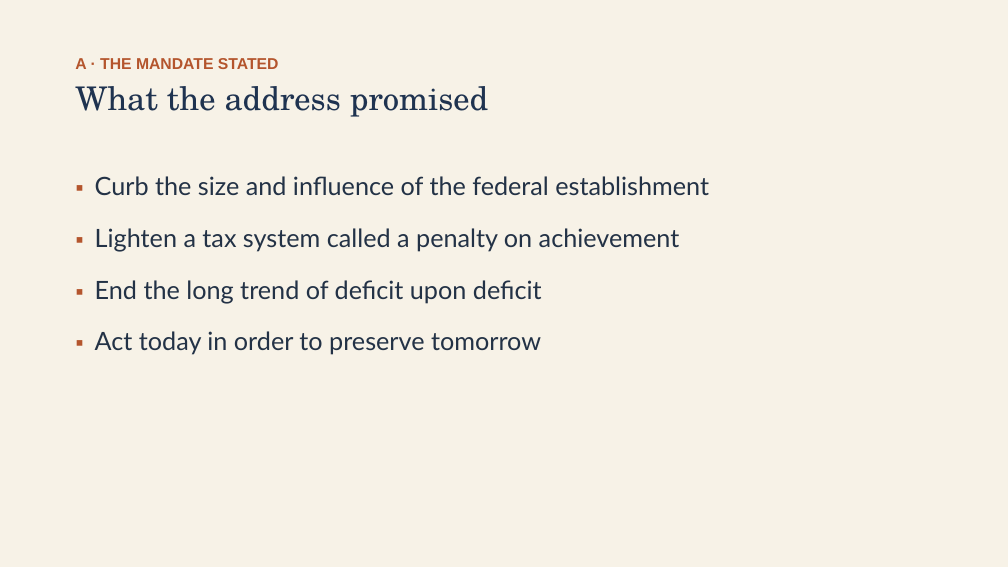
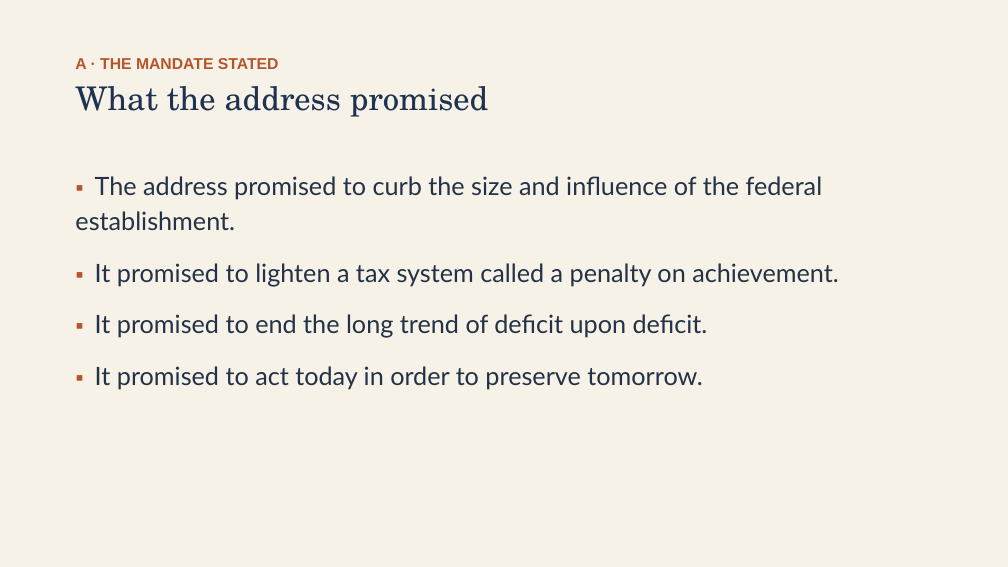
Before and after one commit to ab17gthb/humanities-curriculum-group, a slide deck: slide 6 of modern-america/lesson-02/lesson-02-slides.pptx. Drawn at 1008x567 pixels with LibreOffice and Linux fonts; fonts in the diff are those of the drawing. Boxes give left, top, right and bottom in pixels: in the first picture for what was removed or moved away, otherwise in the second. Text is boxed around its words. In the diff, an @@ line names an element or a change of style, - is before the commit and + after.

```diff
--- a/modern-america/lesson-02/lesson-02-slides.pptx
+++ b/modern-america/lesson-02/lesson-02-slides.pptx
@@ text at [75,176,839,389]: text changed @@
-▪ Curb the size and influence of the federal establishment
-▪ Lighten a tax system called a penalty on achievement
-▪ End the long trend of deficit upon deficit
-▪ Act today in order to preserve tomorrow
+▪ The address promised to curb the size and influence of the federal establishment.
+▪ It promised to lighten a tax system called a penalty on achievement.
+▪ It promised to end the long trend of deficit upon deficit.
+▪ It promised to act today in order to preserve tomorrow.
```
Also in this commit, not shown: 9 other slides changed, 6 other files.
